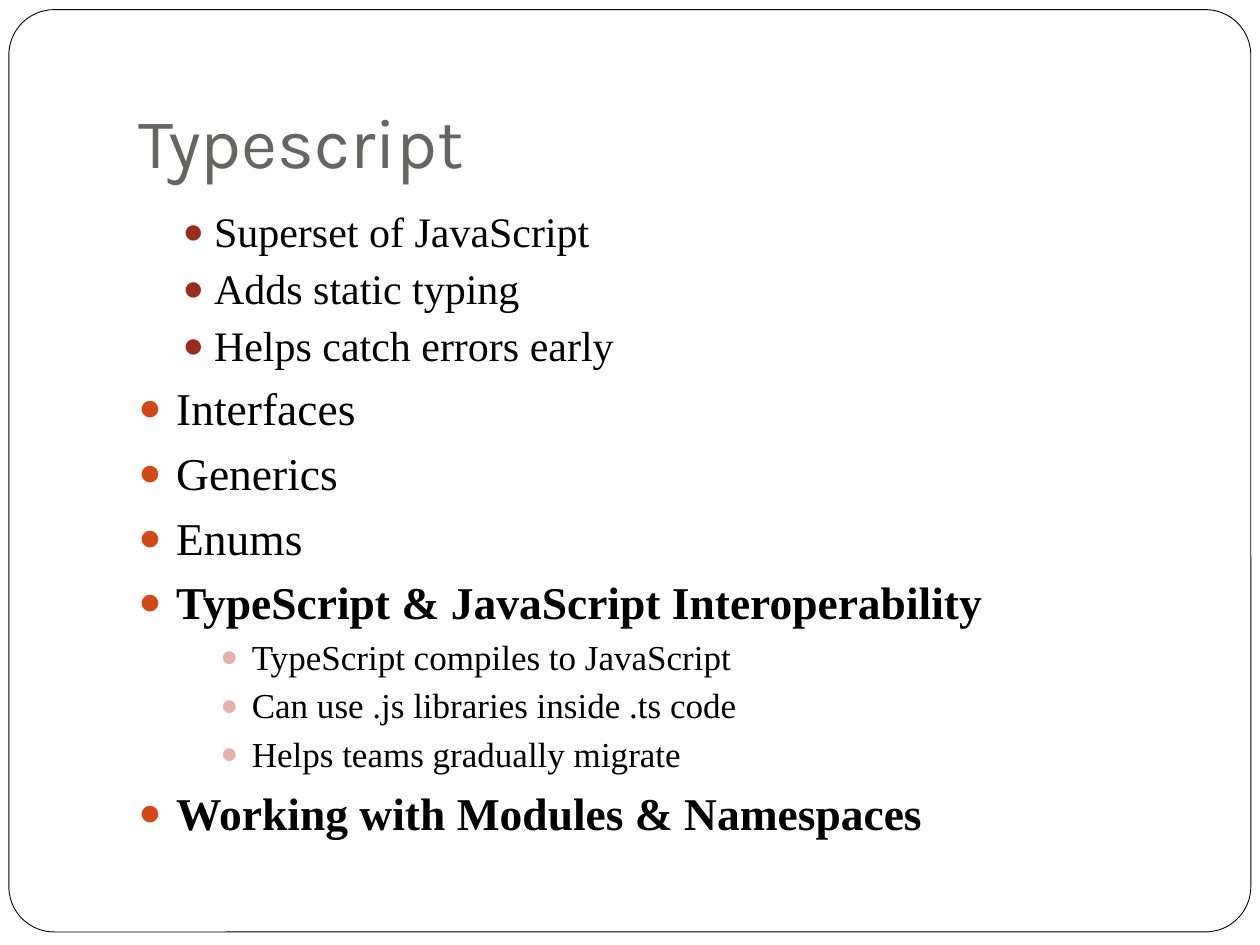
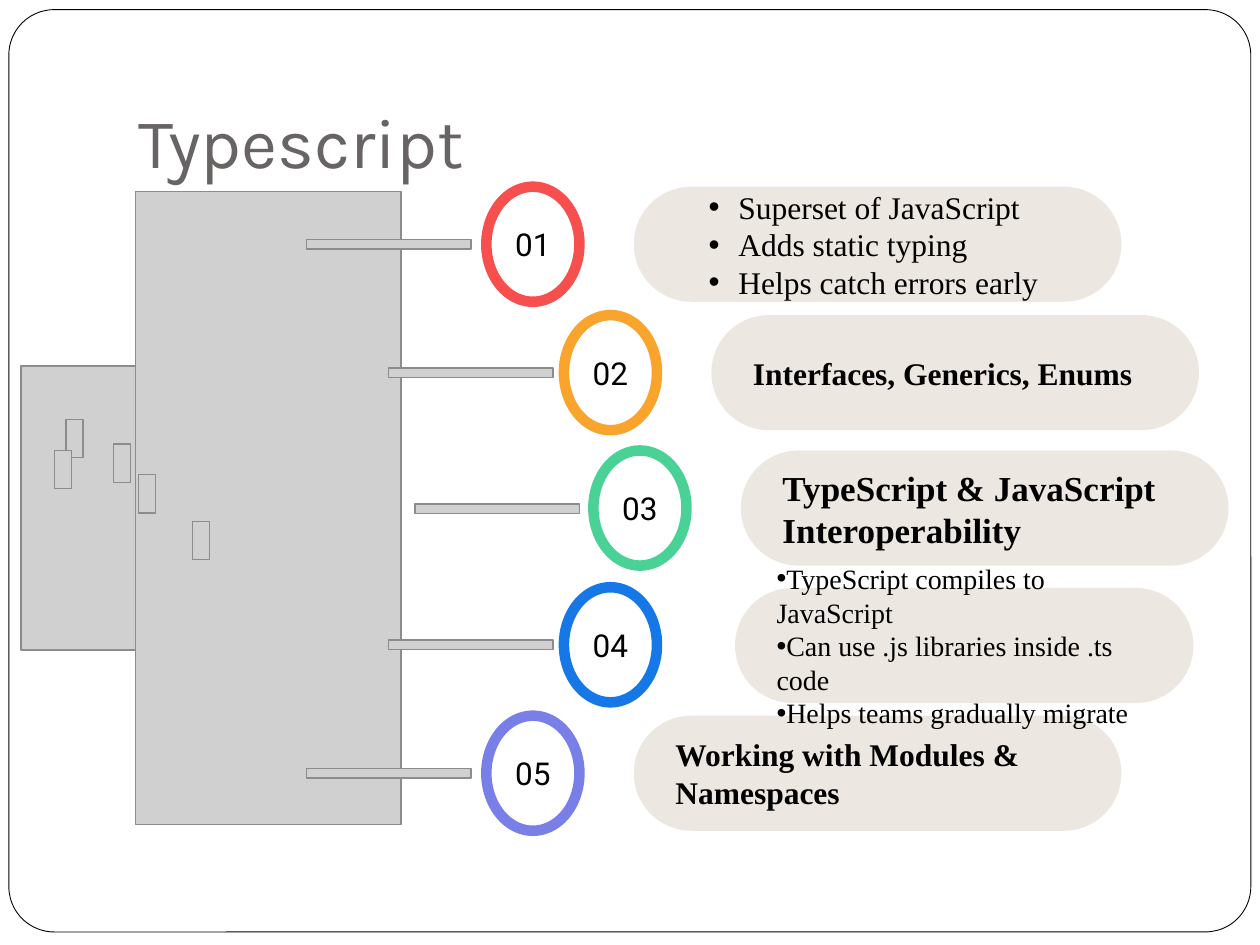
Before and after one commit to rosemarythomas994/VueR-assignment, a slide deck: slide 5 of Presentation Assignment.pptx (slide 6 before the commit). Drawn at 1260x945 pixels with LibreOffice and Linux fonts; fonts in the diff are those of the drawing; grey boxes stand for pictures. Boxes give left, top, right and bottom in pixels: in the first picture for what was removed or moved away, otherwise in the second. Text is boxed around its words. In the diff, an @@ line names an element or a change of style, - is before the commit and + after.

```diff
--- a/Presentation Assignment.pptx
+++ b/Presentation Assignment.pptx
@@ text removed at <box>176,217,982,839</box> @@
-  ● Superset of JavaScript
-  ● Adds static typing
-  ● Helps catch errors early
-● Interfaces
-● Generics
-● Enums
-● TypeScript & JavaScript Interoperability
-    ● TypeScript compiles to JavaScript
-    ● Can use .js libraries inside .ts code
-    ● Helps teams gradually migrate
-● Working with Modules & Namespaces
@@ rounded rectangle added at <box>735,588,1193,703</box>, fill #ECE8E1, 16 pt, text #000000 @@
+    • TypeScript compiles to JavaScript
+• Can use .js libraries inside .ts code
+• Helps teams gradually migrate
@@ group added at <box>21,186,1228,830</box>: 12 pictures, 5 ellipses, 4 rounded rectangles @@
+01
+02
+03
+04
+05
+  • Superset of JavaScript
+  • Adds static typing
+  • Helps catch errors early
+Interfaces, Generics, Enums
+TypeScript & JavaScript Interoperability
+Working with Modules & Namespaces
```
Also in this commit, not shown: 4 other slides changed, 1 slide removed, 1 other file.
